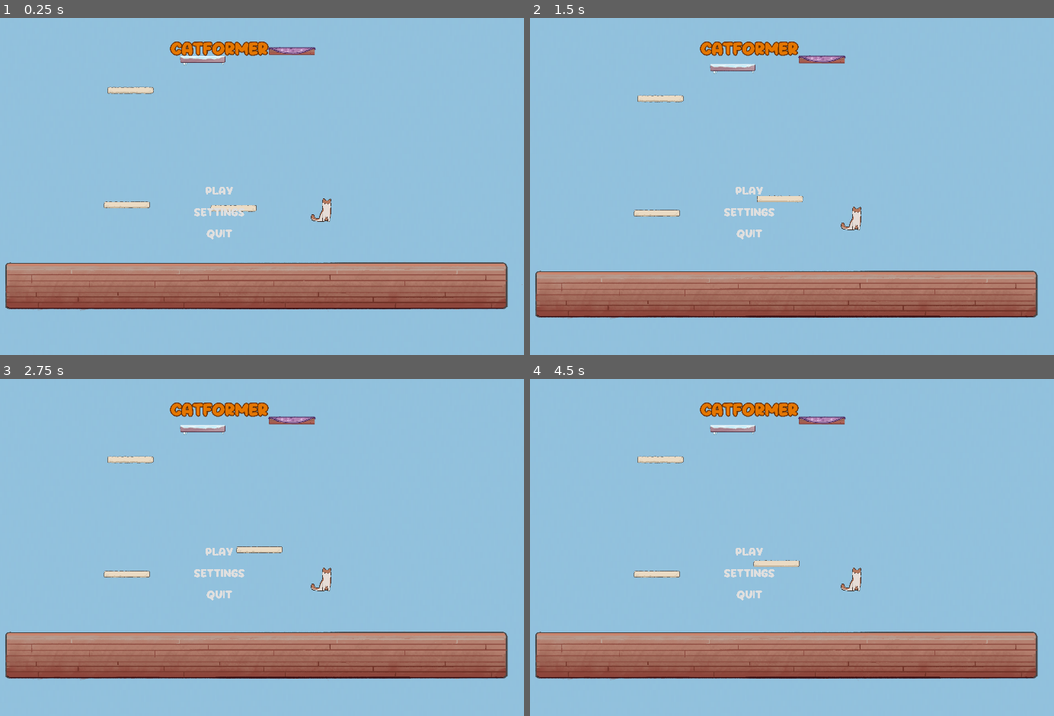
Above: before the commit, frames 1-4 (two rows, left to right).
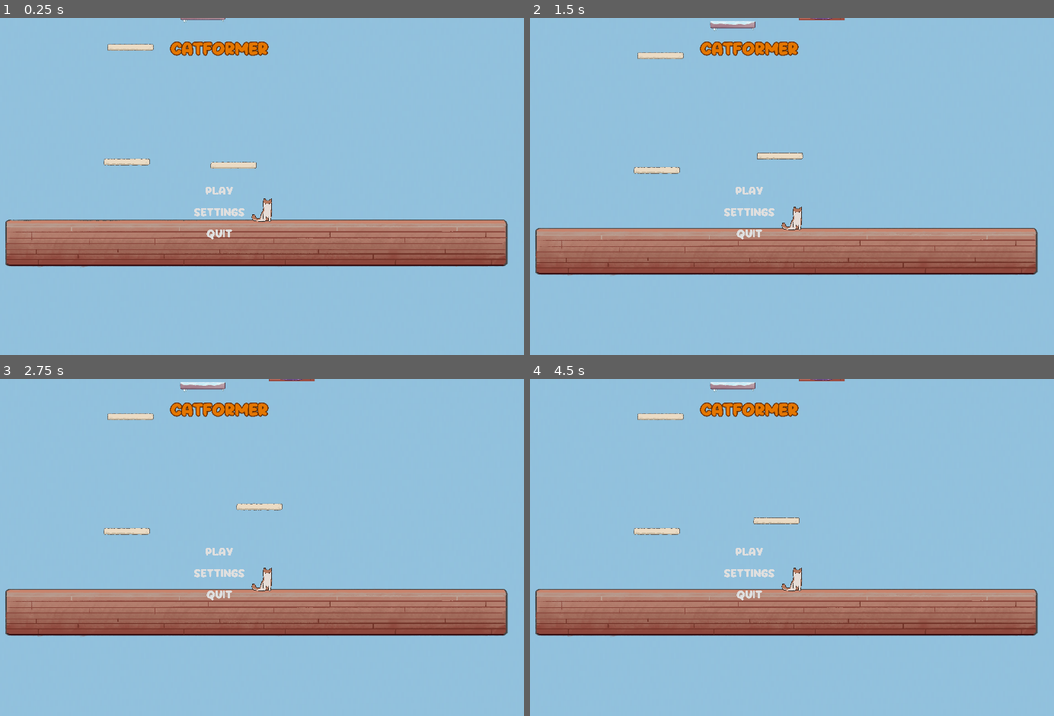
Above: after the commit, the same moments.

Repository: speedacm/Game-Dev-Catformer
Game: Godot game, scene res://Scenes/main.tscn
Two runs of this game, one before a commit and one after it. Both use one fixed random seed, a clock stepped at 60 frames per second and the inputs below.
Inputs (mouse positions are in pixels of both pictures, inside the frame that each line leads up to):
- Up to frame 1 (0.25 s): no input
- Up to frame 2 (1.5 s): move the mouse to (881, 173) at 0.52 s; hold D (right) 0.53-1.25 s; tap C (c) at 0.6 s; click (881, 173) at 0.67 s; drag from (629, 206) to (718, 257) at 1.27 s
- Up to frame 3 (2.75 s): move the mouse to (277, 473) at 2.02 s; hold A (left) from 2.03 s (still down); tap C (c) at 2.1 s
- Up to frame 4 (4.5 s): release A (left) at 2.75 s; drag from (718, 618) to (566, 500) at 2.77 s; move the mouse to (933, 601) at 3.52 s; hold D (right) 3.53-4.25 s; tap Space (space) at 3.6 s; tap C (c) at 3.8 s; drag from (566, 500) to (655, 463) at 4.27 s

The runs differ from the first frame. In frame 1, 27% of the frame differs, in the area x 1-100%, y 0-87%; in frame 2, 27%; in frame 3, 27%, in the area x 1-97%, y 0-90%; in frame 4, 27%.

Commit message:
catpos fix

Diff:
--- a/Scenes/Cat.tscn
+++ b/Scenes/Cat.tscn
@@ -13,6 +13,6 @@
 vel_multiplier = 2.0
 
 [node name="player" parent="." instance=ExtResource("3_ve8hx")]
-position = Vector2(544, 485)
+position = Vector2(171, 756)
 
 [node name="Trajectory" parent="." instance=ExtResource("4_0du1n")]
--- a/Scenes/main.tscn
+++ b/Scenes/main.tscn
@@ -7,6 +7,7 @@
 [node name="Main" type="Node2D"]
 
 [node name="Cat" parent="." instance=ExtResource("1_6nmq3")]
+metadata/_edit_group_ = true
 
 [node name="Level1" parent="." instance=ExtResource("2_faqfv")]
 position = Vector2(-657, -227)
